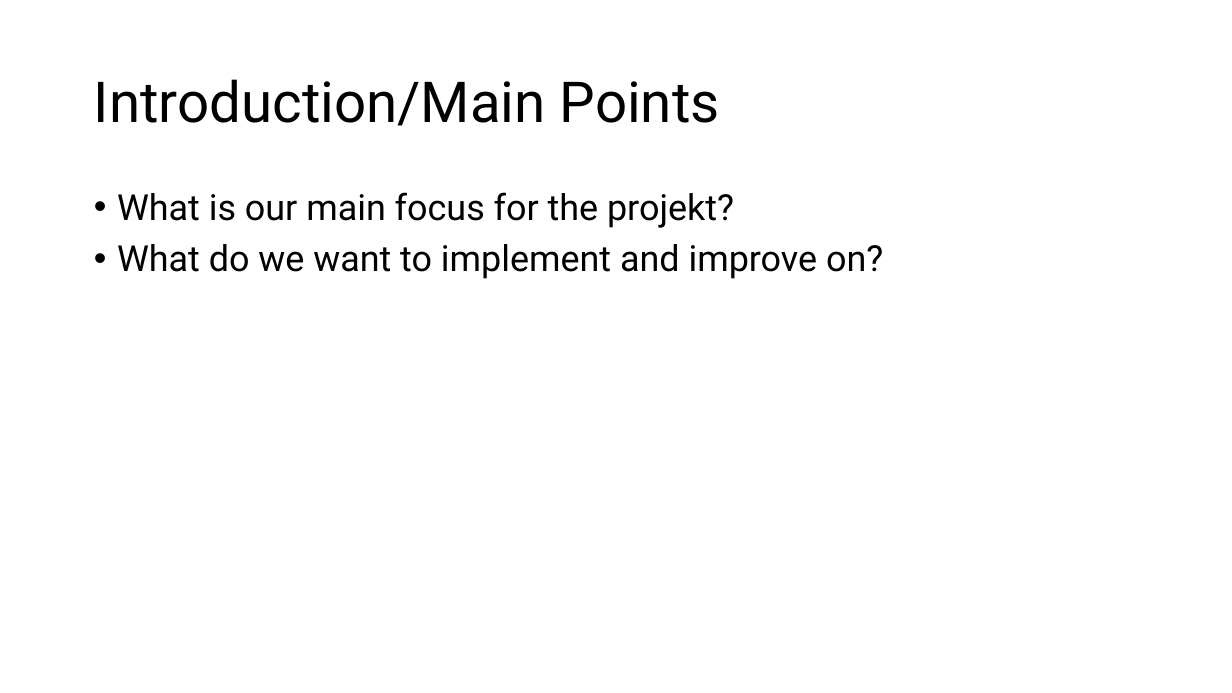
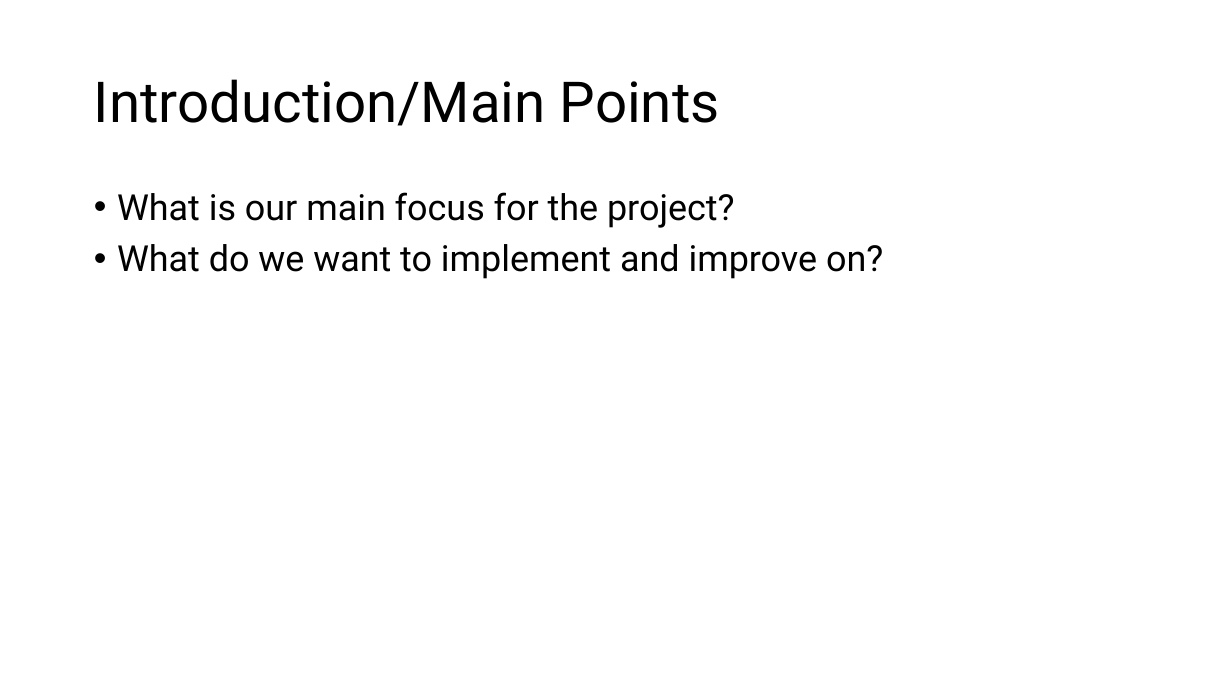
Before and after one commit to DanRyten/EXO1, a slide deck: slide 2 of Presentations/EXO1.pptx. Drawn at 1232x693 pixels with LibreOffice and Linux fonts; fonts in the diff are those of the drawing. Boxes give left, top, right and bottom in pixels: in the first picture for what was removed or moved away, otherwise in the second. Text is boxed around its words. In the diff, an @@ line names an element or a change of style, - is before the commit and + after.

Commit message:
spelling correction

```diff
--- a/Presentations/EXO1.pptx
+++ b/Presentations/EXO1.pptx
@@ text at (117, 192, 735, 228): text changed @@
-• What is our main focus for the projekt?
+• What is our main focus for the project?
```
